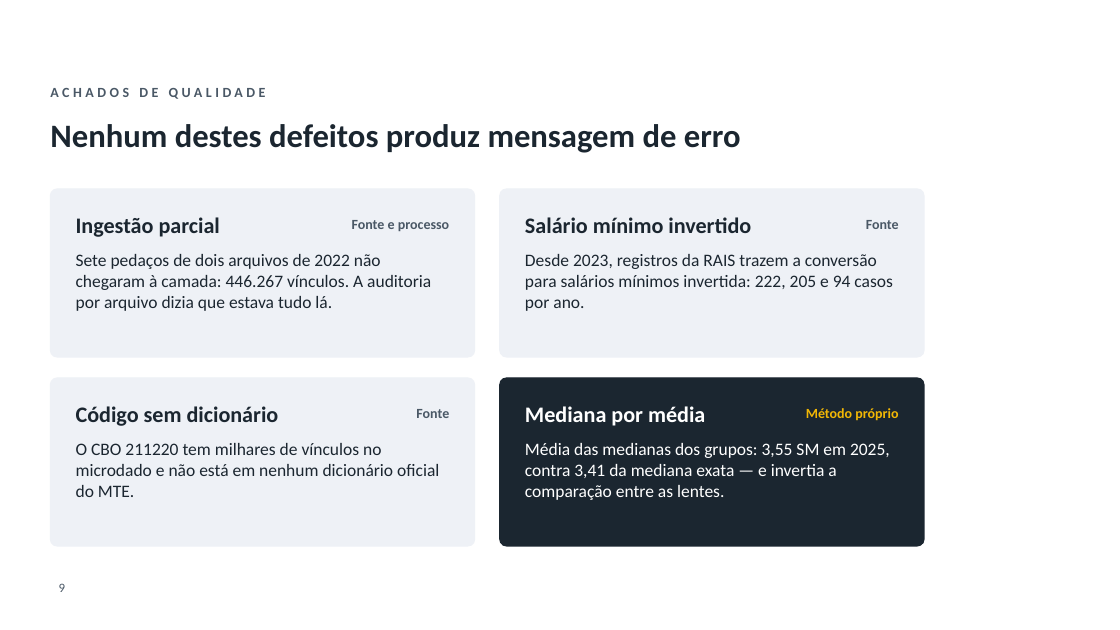
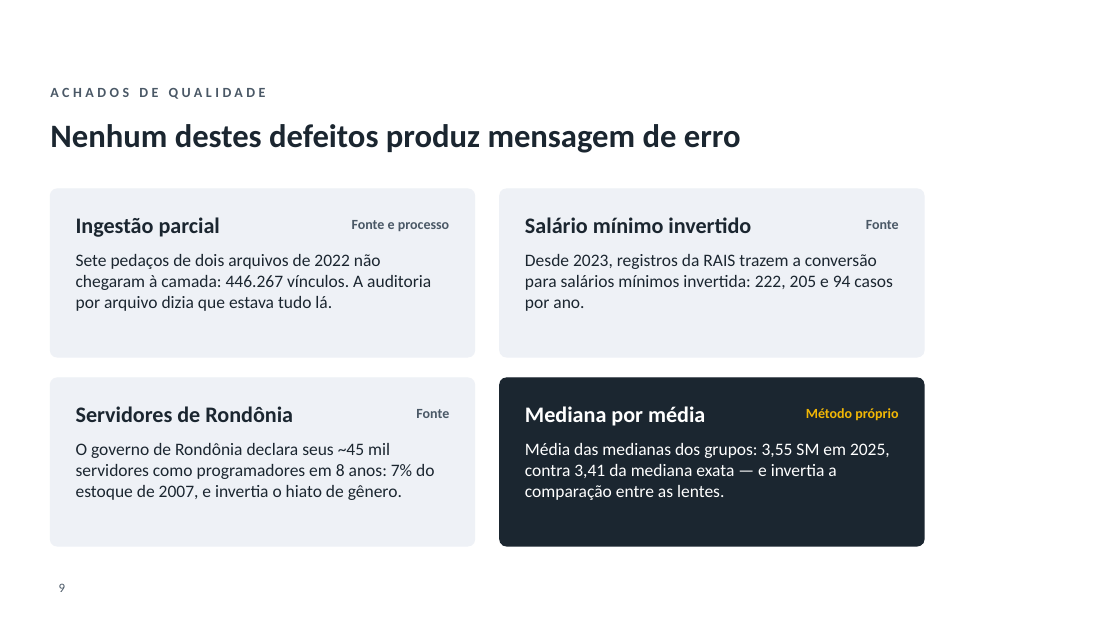
Before and after one commit to GianSE/mercadotech, a slide deck: slide 9 of apresentacao/apresentacao-tcc2.pptx. Drawn at 1120x630 pixels with LibreOffice and Linux fonts; fonts in the diff are those of the drawing; background and template pictures are left out. Boxes give left, top, right and bottom in pixels: in the first picture for what was removed or moved away, otherwise in the second. Text is boxed around its words. In the diff, an @@ line names an element or a change of style, - is before the commit and + after.

Commit message:
tcc: números da Gold sem o artefato de Rondônia; fases do crescimento, lentes no tempo, hiato ano a ano e conclusão reescrita

```diff
--- a/apresentacao/apresentacao-tcc2.pptx
+++ b/apresentacao/apresentacao-tcc2.pptx
@@ text at <box>76,406,293,422</box>: text changed @@
-Código sem dicionário
+Servidores de Rondônia
@@ text at <box>76,443,434,500</box>: text changed @@
-O CBO 211220 tem milhares de vínculos no microdado e não está em nenhum dicionário oficial do MTE.
+O governo de Rondônia declara seus ~45 mil servidores como programadores em 8 anos: 7% do estoque de 2007, e invertia o hiato de gênero.
```
Also in this commit, not shown: 9 other slides changed, 17 other files.
